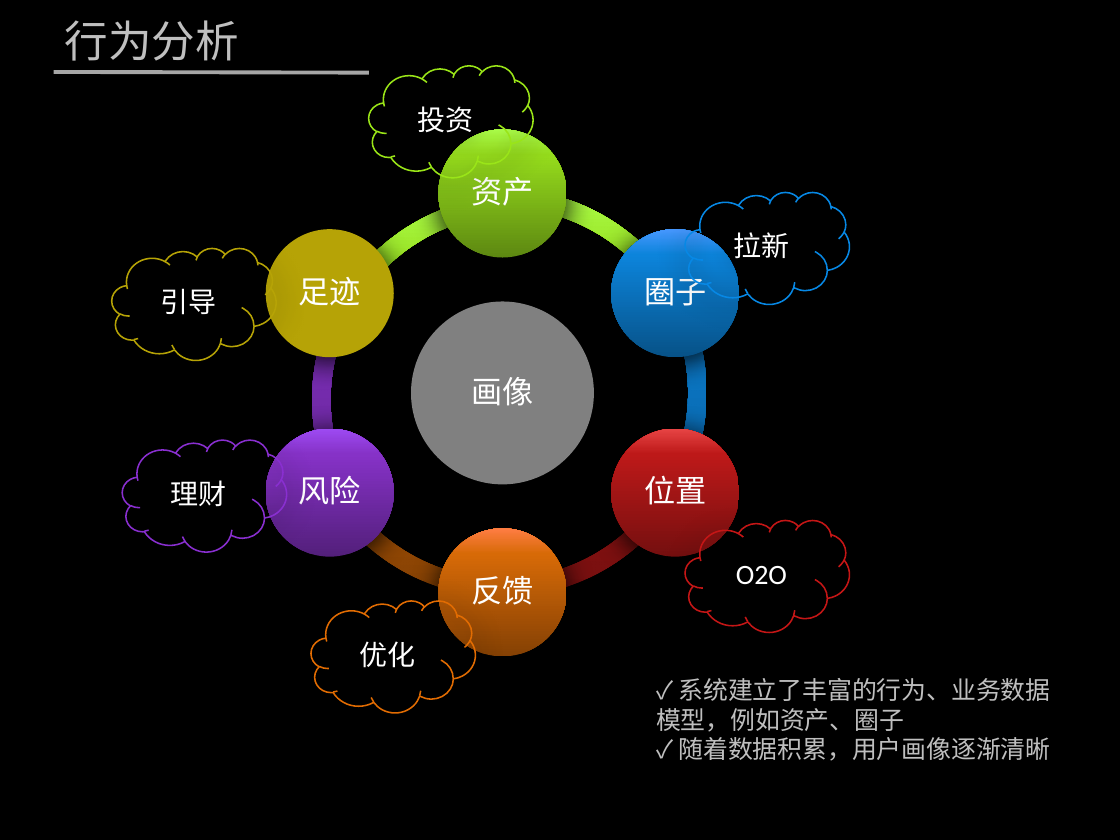
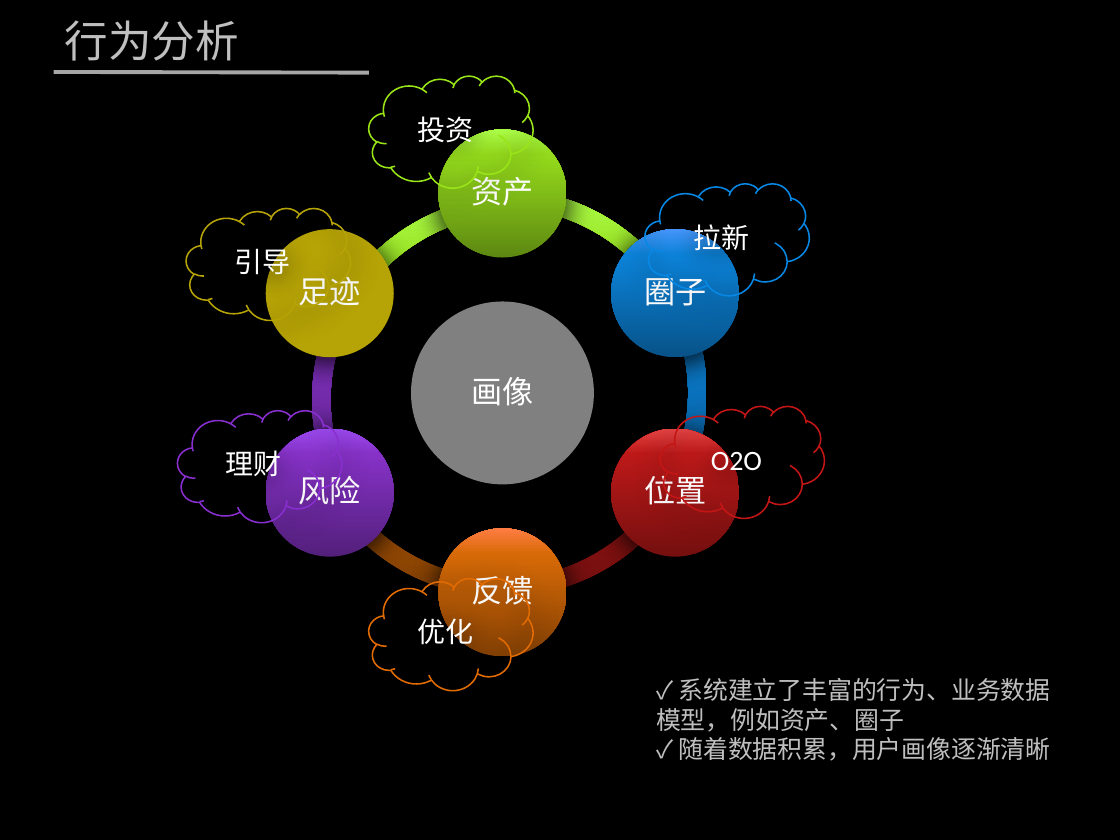
Before and after one commit to zhenghong/UBP, a slide deck: slide 4 of 营销.pptx. Drawn at 1120x840 pixels with LibreOffice and Linux fonts; fonts in the diff are those of the drawing; background and template pictures are left out. Boxes give left, top, right and bottom in pixels: in the first picture for what was removed or moved away, otherwise in the second. Text is boxed around its words. In the diff, an @@ line names an element or a change of style, - is before the commit and + after.

```diff
--- a/营销.pptx
+++ b/营销.pptx
@@ cloud "投资": place and size @@
-cloud "投资" at box(368, 65, 533, 177)
+cloud "投资" at box(368, 76, 533, 188)
@@ cloud "引导": place and size @@
-cloud "引导" at box(112, 249, 277, 361)
+cloud "引导" at box(186, 208, 351, 320)
@@ cloud "拉新": place and size @@
-cloud "拉新" at box(685, 193, 850, 305)
+cloud "拉新" at box(645, 184, 810, 296)
@@ cloud "理财": place and size @@
-cloud "理财" at box(122, 440, 287, 552)
+cloud "理财" at box(178, 410, 343, 522)
@@ cloud "O2O": place and size @@
-cloud "O2O" at box(685, 520, 850, 632)
+cloud "O2O" at box(660, 407, 824, 519)
@@ cloud "优化": place and size @@
-cloud "优化" at box(311, 600, 476, 712)
+cloud "优化" at box(368, 578, 533, 690)
```
Also in this commit, not shown: 3 other slides changed.
